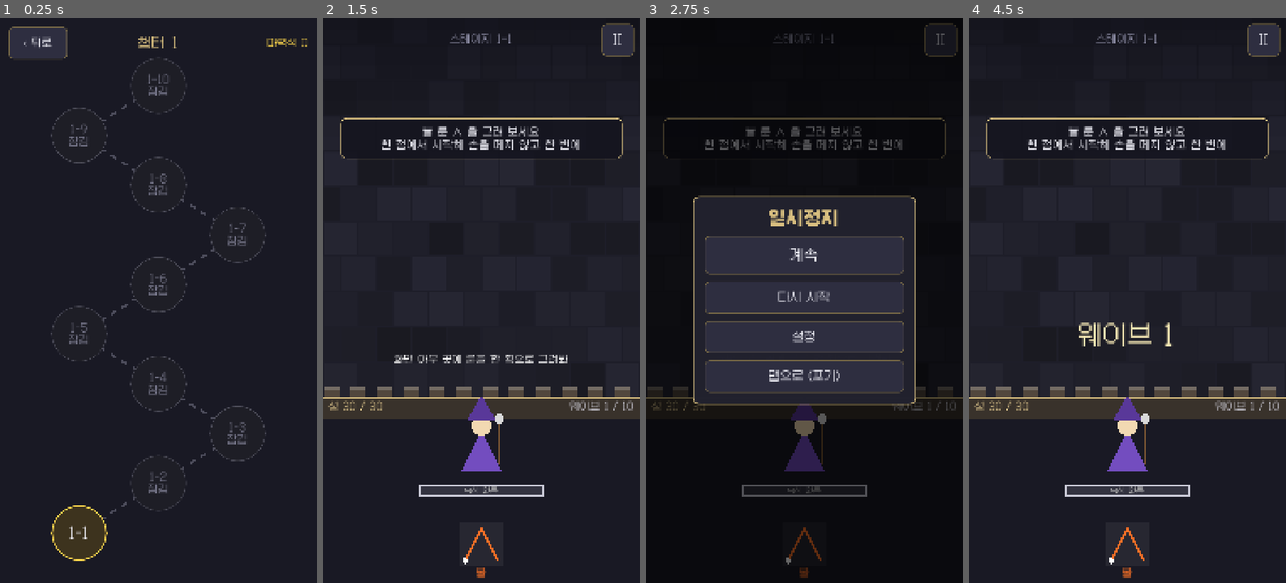
Above: before the commit, frames 1-4 (left to right).
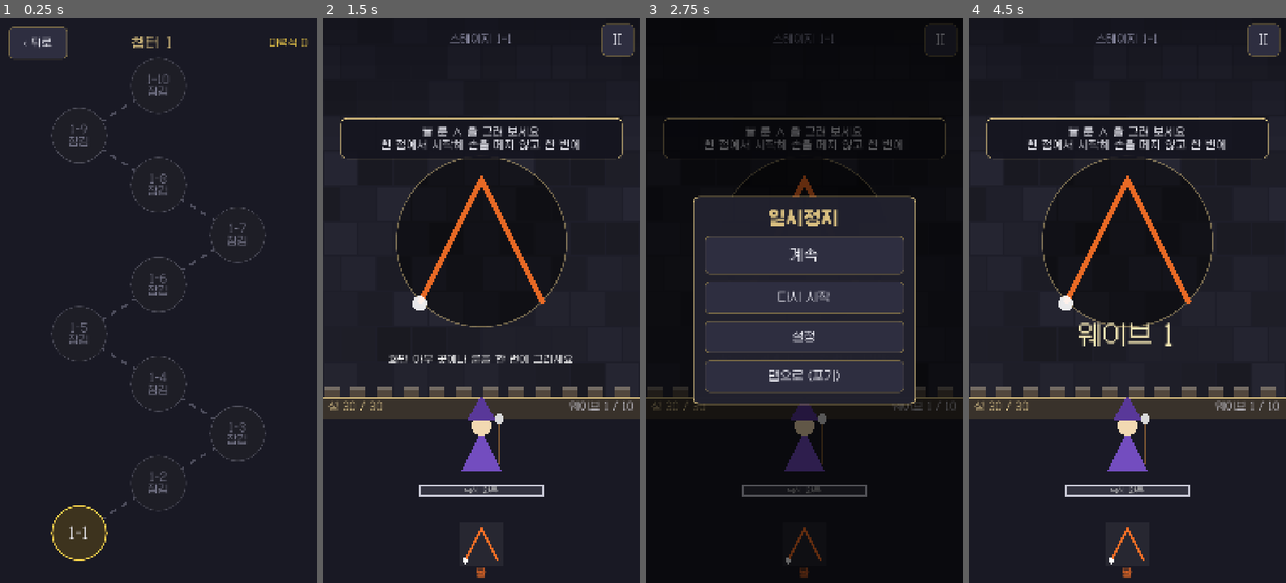
Above: after the commit, the same moments.

Repository: 7994014-aitrading/runeMagic
Game: Godot game, scene res://scenes/stage_map.tscn
Two runs of this game, one before a commit and one after it. Both use one fixed random seed, a clock stepped at 60 frames per second and the inputs below. This scene is started directly instead of the project's main scene.
Inputs:
- Up to frame 1 (0.25 s): no input
- Up to frame 2 (1.5 s): click "1-1" at 0.5 s; click "시작" at 1.25 s
- Up to frame 3 (2.75 s): click "II" at 2 s
- Up to frame 4 (4.5 s): click "다시 시작" at 2.75 s; click "II" at 3.5 s; click "다시 시작" at 4.25 s

The runs differ from the first frame. In frame 1, 0.3% of the frame differs, in the area x 41-97%, y 3-6%; in frame 2, 1.8%, in the area x 20-79%, y 24-62%; in frame 3, 0.2%; in frame 4, 1.2%.

Commit message:
UX pass from phone playtest
- Tutorial guide drawn above the battlefield (was hidden under the floor)
- Friendlier hints and upgrade texts, themed upgrade/result panels
- Next stage is the main result action; tidier reward lines
- Purchase result lists what arrived and offers to equip a skin
- Settings show on/off, wallet numbers never wrap, gold stars on map
- Stage info shows difficulty words; perm shop title restored
- No lingering hover look on touch

Co-Authored-By: Claude Opus 5.5 <noreply@anthropic.com>

Diff:
--- a/data/upgrades.tres
+++ b/data/upgrades.tres
@@ -15,7 +15,7 @@
 script = ExtResource("2")
 id = "slow"
 title = "감속 강화"
-description = "더 느리게(-15%p), 지속 +1초"
+description = "적이 더 느려지고 감속이 1초 더 간다"
 amount = 0.15
 amount_b = 1.0
 max_stacks = 2
@@ -24,7 +24,7 @@
 script = ExtResource("2")
 id = "chain"
 title = "연쇄 +1"
-description = "번개가 1명 더 튄다"
+description = "번개가 적 1명에게 더 튄다"
 amount = 1.0
 max_stacks = 3
 
@@ -32,7 +32,7 @@
 script = ExtResource("2")
 id = "duration"
 title = "룬 지속 +2초"
-description = "모든 판정 단계의 지속 +2초"
+description = "룬 효과가 2초 더 간다"
 amount = 2.0
 max_stacks = 3
 
@@ -40,7 +40,7 @@
 script = ExtResource("2")
 id = "attack_speed"
 title = "공격 속도 +10%"
-description = "기본 공격 간격 10% 감소"
+description = "기본 공격이 10% 더 빨라진다"
 amount = 0.1
 max_stacks = 4
 
@@ -48,7 +48,7 @@
 script = ExtResource("2")
 id = "perfect_range"
 title = "완벽 판정 넓힘"
-description = "완벽 기준 점수 -0.02"
+description = "완벽 판정이 조금 더 쉽게 나온다"
 amount = 0.02
 max_stacks = 2
 
@@ -56,7 +56,7 @@
 script = ExtResource("2")
 id = "burst"
 title = "완벽 시 속성 폭발"
-description = "완벽으로 그리면 그린 자리 주변 적에게 속성 + 피해"
+description = "완벽하게 그리면 그린 자리에 속성 폭발"
 amount = 260.0
 amount_b = 20.0
 max_stacks = 1
@@ -65,7 +65,7 @@
 script = ExtResource("2")
 id = "slot"
 title = "룬 칸 +1"
-description = "속성 2개 동시 적용, 번갈아 발사"
+description = "속성 2개를 함께 쓰고 번갈아 쏜다"
 amount = 1.0
 max_stacks = 1
 
--- a/scripts/main.gd
+++ b/scripts/main.gd
@@ -54,6 +54,7 @@
 var _hint_time := 0.0
 var _await_rune := Element.NONE  # 튜토리얼: 이 룬을 그릴 때까지 전장 정지
 var _guide_t := 0.0
+var _guide_node: Node2D  # 튜토리얼 큰 안내선 (전장 위에 그린다)
 var _double_button: Button
 var _last_res := {}  # 이번 판 결과 (보상 2배용)
 var _continue_panel: Control
@@ -122,7 +123,7 @@
 		recognizer = RuneRecognizer.new(config, _runes)
 		_add_practice_back()
 	result_label.text = ""
-	detail_label.text = "화면 아무 곳에 룬을 한 획으로 그려봐"
+	detail_label.text = "화면 아무 곳에나 룬을 한 번에 그리세요"
 	for n in HUD_FOLLOW_BOTTOM + HUD_FOLLOW_CENTER:
 		var c := get_node_or_null("HUD/" + n) as Control
 		if c != null:
@@ -207,7 +208,8 @@
 			_hint_panel.visible = false
 	if _await_rune != Element.NONE:
 		_guide_t += delta
-		queue_redraw()
+		if _guide_node != null:
+			_guide_node.queue_redraw()
 	if _result_time > 0.0:
 		_result_time -= delta
 		result_label.modulate.a = clampf(_result_time, 0.0, 1.0)
@@ -571,14 +573,16 @@
 		var res := GameState.record_result(_stage, won, b.wave, ratio)
 		_last_res = res
 		stars = res.stars
-		lines.append("스테이지 %s · 웨이브 %d / %d" % [GameState.chapter.stage_name(_stage), b.wave, b.combat.wave_count])
-		lines.append("마력석 +%d%s  (보유 %d)" % [res.stones, " · 첫 클리어 보너스 포함" if res.first_clear else "", GameState.data.stones])
+		var reward := "마력석 +%d" % res.stones
 		if res.gems > 0:
-			lines.append("룬 수정 +%d" % res.gems)
+			reward += "   수정 +%d" % res.gems
+		lines.append(reward + ("   (첫 클리어 보너스)" if res.first_clear else ""))
 		for e in res.new_runes:
-			lines.append("새 룬 해금: %s" % Element.name_of(e))
+			lines.append("★ 새 룬: %s" % Element.name_of(e))
 		if res.first_clear and _stage < GameState.chapter.stage_count:
 			lines.append("스테이지 %s 열림" % GameState.chapter.stage_name(_stage + 1))
+		if not won:
+			lines.append("웨이브 %d / %d 까지" % [b.wave, b.combat.wave_count])
 	else:
 		stars = GameState.chapter.stars_for(ratio) if won else 0
 		lines.append("도달 웨이브 %d / %d" % [b.wave, b.combat.wave_count])
@@ -666,11 +670,6 @@
 	var shapes := RuneRecognizer.shapes()
 	var order := _runes
 	var font := UI.font()
-	if _await_rune != Element.NONE:
-		# 튜토리얼: 화면 가운데 큰 안내선 (흰 점에서 시작)
-		var a := 0.35 + 0.25 * sin(_guide_t * 3.0)
-		draw_circle(Vector2(540, 760), 300, Color(1, 1, 1, 0.04))
-		UI.draw_rune(self, _await_rune, Vector2(540, 760), 420, 18.0, a + 0.3)
 	for i in order.size():
 		var e: int = order[i]
 		var cx := 540.0 + (i - (order.size() - 1) / 2.0) * 270.0
@@ -735,6 +734,12 @@
 
 func _build_battle_hud() -> void:
 	var hud: CanvasLayer = $HUD
+	for n in ["UpgradePanel", "ResultPanel", "SlotButton", "InvincibleButton", "SkipButton", "RestartButton"]:
+		(get_node("HUD/" + n) as Control).theme = UI.theme()
+	for i in 3:
+		var ob: Button = get_node("HUD/UpgradePanel/Box/Option%d" % i)
+		ob.add_theme_font_size_override("font_size", 36)
+		ob.pressed.connect(func(): GameState.sfx("click"))
 	var rp: Control = $HUD/ResultPanel
 	rp.offset_top = 260.0
 	rp.offset_bottom = 1400.0
@@ -742,13 +747,14 @@
 	_stars_label = UI.label("", 96, UI.STAR_ON)
 	box.add_child(_stars_label)
 	box.move_child(_stars_label, 1)
-	_next_button = UI.button("다음 스테이지", 120, 44)
+	_next_button = UI.button("다음 스테이지", 130, 48)
+	_next_button.add_theme_stylebox_override("normal", UI.box(Color(0.32, 0.25, 0.12), UI.STAR_ON, 18, 4))
 	_next_button.pressed.connect(func(): GameState.start_stage(_stage + 1))
 	box.add_child(_next_button)
 	box.move_child(_next_button, $HUD/ResultPanel/Box/Retry.get_index())
 	_double_button = UI.button("", 110, 36)
 	_double_button.theme = UI.theme()
-	_double_button.add_theme_stylebox_override("normal", UI.box(Color(0.3, 0.2, 0.1), UI.STAR_ON, 16, 3))
+	_double_button.add_theme_stylebox_override("normal", UI.box(Color(0.2, 0.16, 0.1), UI.STAR_ON.darkened(0.2), 16, 3))
 	_double_button.add_theme_color_override("font_color", UI.STAR_ON)
 	_double_button.pressed.connect(_double_reward)
 	box.add_child(_double_button)
@@ -769,6 +775,10 @@
 	_stage_label.size = Vector2(500, 60)
 	_stage_label.mouse_filter = Control.MOUSE_FILTER_IGNORE
 	hud.add_child(_stage_label)
+	_guide_node = Node2D.new()
+	_guide_node.z_index = 5
+	add_child(_guide_node)
+	_guide_node.draw.connect(_draw_big_guide)
 	_hint_panel = PanelContainer.new()
 	var sb := UI.box(Color(0.08, 0.08, 0.12, 0.88), UI.GOLD, 18, 3)
 	sb.set_content_margin_all(26)
@@ -877,9 +887,9 @@
 	1: [Element.FIRE, "s1", "불 룬 ∧ 을 그려 보세요\n흰 점에서 시작해 손을 떼지 않고 한 번에",
 		"불 속성이 기본 공격에 붙었어요! 화상은 계속 피해를 줍니다.\n게이지가 끝나기 전에 다시 그려 갱신하세요."],
 	2: [Element.ICE, "s2", "새 룬: 얼음 ○\n흰 점에서 시작해 동그랗게 한 번에",
-		"얼음은 적을 느리게 해요. 화상 걸린 적에게 얼음을 맞히면 증기 폭발!\n불과 얼음을 번갈아 그려 보세요."],
+		"얼음은 적을 느리게 합니다.\n화상 걸린 적 + 얼음 = 증기 폭발!\n불과 얼음을 번갈아 그려 보세요."],
 	3: [Element.LIGHTNING, "s3", "새 룬: 번개 Z\n흰 점에서 시작해 한 번에",
-		"번개는 근처 적에게 튑니다.\n감속된 적에 번개 → 빙결, 화상 걸린 적에 번개 → 화상 전파."],
+		"번개는 근처 적에게 튑니다.\n느려진 적 + 번개 = 빙결\n화상 걸린 적 + 번개 = 화상 전파"],
 }
 
 func _on_wave_started(w: int) -> void:
@@ -893,6 +903,8 @@
 func _set_await(e: int) -> void:
 	_await_rune = e
 	_guide_t = 0.0
+	if _guide_node != null:
+		_guide_node.queue_redraw()
 	var mode := Node.PROCESS_MODE_DISABLED if e != Element.NONE else Node.PROCESS_MODE_INHERIT
 	for n in [battle, wizard, get_node_or_null("Projectiles")]:
 		if n != null:
@@ -944,6 +956,7 @@
 	go.add_theme_stylebox_override("normal", UI.box(Color(0.32, 0.25, 0.12), UI.STAR_ON, 18, 4))
 	vb.add_child(go)
 	var have := UI.label("보유 수정 %d" % GameState.gems(), 30, UI.DIM)
+	have.visible = cost > 0
 	vb.add_child(have)
 	go.pressed.connect(func():
 		if GameState.gems() < cost:
@@ -1000,3 +1013,13 @@
 	var later := UI.button("나중에", 100, 36)
 	later.pressed.connect(func(): dim.queue_free())
 	vb.add_child(later)
+
+func _draw_big_guide() -> void:
+	if _await_rune == Element.NONE:
+		return
+	# 튜토리얼: 전장 가운데 큰 안내선 (흰 점에서 시작), 화살표처럼 깜빡인다
+	var c := Vector2(540, 760)
+	var a := 0.8 + 0.2 * sin(_guide_t * 3.0)
+	_guide_node.draw_circle(c, 290, Color(0, 0, 0, 0.45))
+	_guide_node.draw_arc(c, 290, 0, TAU, 64, Color(UI.GOLD, 0.5), 4, true)
+	UI.draw_rune(_guide_node, _await_rune, c, 420, 18.0, a)
--- a/scripts/perm_shop.gd
+++ b/scripts/perm_shop.gd
@@ -25,9 +25,9 @@
 	_refresh()
 
 func _refresh() -> void:
-	_list.add_child(UI.label("영구 강화", 48, UI.GOLD))
 	for c in _list.get_children():
 		c.queue_free()
+	_list.add_child(UI.label("영구 강화", 48, UI.GOLD))
 	for u in GameState.perm_list.items:
 		_list.add_child(_row(u))
 	var note := UI.label("상한이 있어서, 정확하게 그리고 속성을 바꾸는 실력이 여전히 핵심입니다.", 28, UI.DIM)
--- a/scripts/settings_panel.gd
+++ b/scripts/settings_panel.gd
@@ -16,12 +16,15 @@
 	vb.add_child(UI.label("설정", 56, UI.GOLD))
 	for it in ITEMS:
 		var c := CheckButton.new()
-		c.text = it[1]
+		var title: String = it[1]
 		c.button_pressed = GameState.setting(it[0])
+		c.text = "%s   %s" % [title, "켜짐" if c.button_pressed else "꺼짐"]
 		c.add_theme_font_size_override("font_size", 40)
 		c.custom_minimum_size = Vector2(0, 100)
 		var key: String = it[0]
-		c.toggled.connect(func(on): GameState.set_setting(key, on))
+		c.toggled.connect(func(on):
+			GameState.set_setting(key, on)
+			c.text = "%s   %s" % [title, "켜짐" if on else "꺼짐"])
 		vb.add_child(c)
 	var reset := UI.button("저장 초기화", 90, 32)
 	reset.add_theme_color_override("font_color", UI.BAD)
--- a/scripts/stage_map.gd
+++ b/scripts/stage_map.gd
@@ -56,6 +56,8 @@
 			sb.bg_color = bgc.lightened(0.1)
 		b.add_theme_stylebox_override(st, sb)
 	b.add_theme_font_size_override("font_size", 46)
+	if cleared:
+		b.add_theme_color_override("font_color", UI.STAR_ON)
 	if open:
 		b.text = GameState.chapter.stage_name(s) + "\n" + (UI.stars_text(int(info.get("stars", 0))) if cleared else "")
 	else:
@@ -94,7 +96,8 @@
 		tnames.append(t.title)
 	lines.append("보스: %s" % ch.boss_name(s))
 	lines.append("보스 특성: " + (" · ".join(tnames) if not tnames.is_empty() else "없음"))
-	lines.append("적 체력 x%.2f · 보스 체력 x%.2f" % [ch.enemy_hp_mult(s), ch.boss_hp_mult(s)])
+	var diff := ["쉬움", "쉬움", "보통", "보통", "보통", "어려움", "어려움", "어려움", "매우 어려움", "매우 어려움"]
+	lines.append("난이도: " + diff[clampi(s - 1, 0, diff.size() - 1)])
 	var names := []
 	for e in GameState.runes():
 		names.append(Element.name_of(e))
@@ -105,6 +108,7 @@
 	lines.append(reward)
 	vb.add_child(UI.label("\n".join(lines), 36))
 	var start := UI.button("시작", 140, 56)
+	start.add_theme_stylebox_override("normal", UI.box(Color(0.32, 0.25, 0.12), UI.STAR_ON, 18, 4))
 	start.pressed.connect(func(): GameState.start_stage(s))
 	vb.add_child(start)
 	var close := UI.button("닫기", 100, 36)
--- a/scripts/store.gd
+++ b/scripts/store.gd
@@ -78,7 +78,7 @@
 		UI.confirm_purchase(self, p.title, ShopData.price_text(p.price), func():
 			GameState.grant(id)
 			GameState.sfx("upgrade")
-			UI.notice(self, "구매 완료", p.title)
+			_purchased(p)
 			_refresh()))
 	r[1].add_child(b)
 	return r[0]
@@ -101,3 +101,30 @@
 func _notification(what: int) -> void:
 	if what == NOTIFICATION_WM_GO_BACK_REQUEST:
 		GameState.go(GameState.SCENE_HOME)
+
+## 구매 완료: 받은 것을 줄마다 보여주고, 스킨이면 바로 장착할지 묻는다
+func _purchased(p: Dictionary) -> void:
+	var lines := []
+	if int(p.get("gems", 0)) > 0:
+		lines.append("룬 수정 +%d" % int(p.gems))
+	if int(p.get("stones", 0)) > 0:
+		lines.append("마력석 +%d" % int(p.stones))
+	if p.has("pass_days"):
+		lines.append("앞으로 %d일간 매일 수정 %d" % [int(p.pass_days), ShopData.PASS_DAILY])
+	if p.has("skin"):
+		lines.append("스킨: " + ShopData.SKINS[p.skin].title)
+	var o := UI.overlay(self, 860.0)
+	var dim: Control = o[0]
+	var vb: VBoxContainer = o[1]
+	vb.add_child(UI.label("구매 완료!", 56, UI.STAR_ON))
+	vb.add_child(UI.label("\n".join(lines), 38))
+	if p.has("skin"):
+		var eq := UI.button("지금 장착하기", 120, 42)
+		eq.add_theme_stylebox_override("normal", UI.box(Color(0.32, 0.25, 0.12), UI.STAR_ON, 18, 4))
+		eq.pressed.connect(func():
+			GameState.set_skin(p.skin)
+			GameState.go(GameState.SCENE_HOME))
+		vb.add_child(eq)
+	var ok := UI.button("확인", 100, 38)
+	ok.pressed.connect(func(): dim.queue_free())
+	vb.add_child(ok)
--- a/scripts/ui.gd
+++ b/scripts/ui.gd
@@ -29,7 +29,8 @@
 	t.default_font = font()
 	t.default_font_size = 36
 	t.set_stylebox("normal", "Button", box(Color(0.18, 0.18, 0.25), GOLD.darkened(0.45)))
-	t.set_stylebox("hover", "Button", box(Color(0.21, 0.21, 0.29), GOLD.darkened(0.2)))
+	# 터치 화면: 손을 뗀 뒤 남는 hover 모양이 "선택됨"처럼 보이지 않게 hover = normal
+	t.set_stylebox("hover", "Button", box(Color(0.18, 0.18, 0.25), GOLD.darkened(0.45)))
 	t.set_stylebox("pressed", "Button", box(Color(0.3, 0.27, 0.2), GOLD))
 	t.set_stylebox("hover_pressed", "Button", box(Color(0.3, 0.27, 0.2), GOLD))
 	t.set_stylebox("disabled", "Button", box(Color(0.13, 0.13, 0.17), Color(0.28, 0.28, 0.33)))
@@ -44,6 +45,8 @@
 	panel.set_content_margin_all(40)
 	t.set_stylebox("panel", "PanelContainer", panel)
 	t.set_stylebox("panel", "Panel", panel)
+	for st in ["normal", "hover", "pressed", "hover_pressed", "focus"]:
+		t.set_stylebox(st, "CheckButton", box(Color(0.16, 0.16, 0.22), GOLD.darkened(0.5)) if st != "focus" else StyleBoxEmpty.new())
 	t.set_color("font_color", "CheckButton", TEXT)
 	t.set_color("font_hover_color", "CheckButton", TEXT)
 	t.set_color("font_pressed_color", "CheckButton", TEXT)
@@ -119,8 +122,9 @@
 	t.size_flags_horizontal = Control.SIZE_EXPAND_FILL
 	t.vertical_alignment = VERTICAL_ALIGNMENT_CENTER
 	bar.add_child(t)
-	var r := label(right_text, 34, STAR_ON, HORIZONTAL_ALIGNMENT_RIGHT)
-	r.custom_minimum_size.x = 200
+	var r := label(right_text, 32, STAR_ON, HORIZONTAL_ALIGNMENT_RIGHT)
+	r.autowrap_mode = TextServer.AUTOWRAP_OFF
+	r.custom_minimum_size.x = 240
 	r.vertical_alignment = VERTICAL_ALIGNMENT_CENTER
 	bar.add_child(r)
 	return [back, t, r]
@@ -209,8 +213,9 @@
 	sb.content_margin_left = 26
 	sb.content_margin_right = 26
 	p.add_theme_stylebox_override("panel", sb)
-	p.custom_minimum_size = Vector2(250, 90)
-	var l := label(text, 34, color)
+	p.custom_minimum_size = Vector2(270, 90)
+	var l := label(text, 32, color)
+	l.autowrap_mode = TextServer.AUTOWRAP_OFF
 	l.vertical_alignment = VERTICAL_ALIGNMENT_CENTER
 	p.add_child(l)
 	return p
